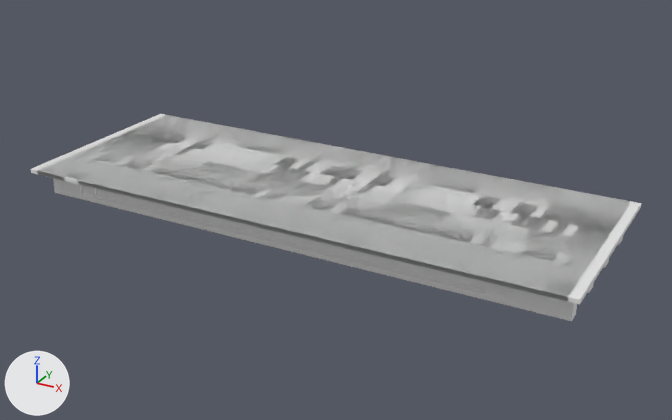
The OBJ model IFC/PSC/Mumbai/Sup_Str/M_30_3L_NF_P/model.obj as it was, and as the next commit left it.
One viewpoint serves both versions: a camera (50 mm lens) standing at (37.9, -35.9, 18.8) and looking at (15.8, 4.3, -1.3). Every picture has the same lights, and +X, +Y and +Z are marked at lower left. The older version comes first. Where no turn or scale is listed for an object, it has been applied to the vertices. Vertices at exactly the same position are counted once.

Names of what the first picture shows: 'model'.
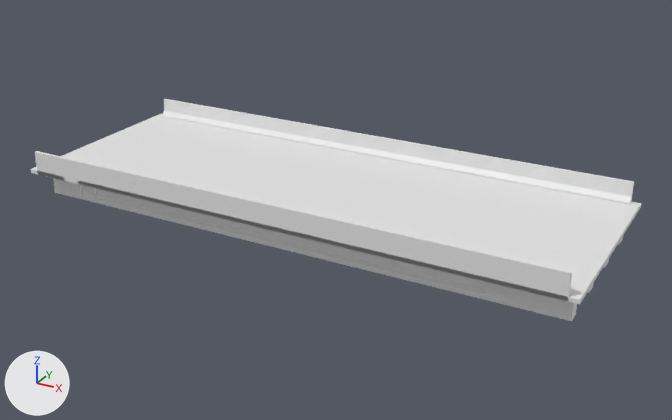
Location of each change, [x1, y1, x2, y2] in pixels of the pictures (672 x 420 px):
'model', reshaped (7% taller)
    before: [31, 114, 641, 321]
    after: [31, 99, 641, 321]
part 1 of me_model, added
    after: [35, 99, 634, 297]

Patch to the scene script:
```diff
--- a/IFC/PSC/Mumbai/Sup_Str/M_30_3L_NF_P/model.obj.py
+++ b/IFC/PSC/Mumbai/Sup_Str/M_30_3L_NF_P/model.obj.py
@@ me_model @@
 # used by ob_model
-me_model.from_pydata(...)  # 5850 vertices, 17292 faces; spans x -0.5..30.5, y -1.4..10.1, z -1.7..0.0
+me_model.from_pydata(...)  # 5882 vertices, 17338 faces; spans x -0.5..30.5, y -1.4..10.1, z -1.7..1.1
+# me_model part 1
+# 18 vertices are added at x 0.0..30.0, y -1.4..10.1, z 0.0..1.1
+# 14 new vertices lie (30.0, 0.0, 0.0) away from vertices in x 0.0, y -1.3..9.9, z 0.0..1.1
+# 46 new faces join them
```
